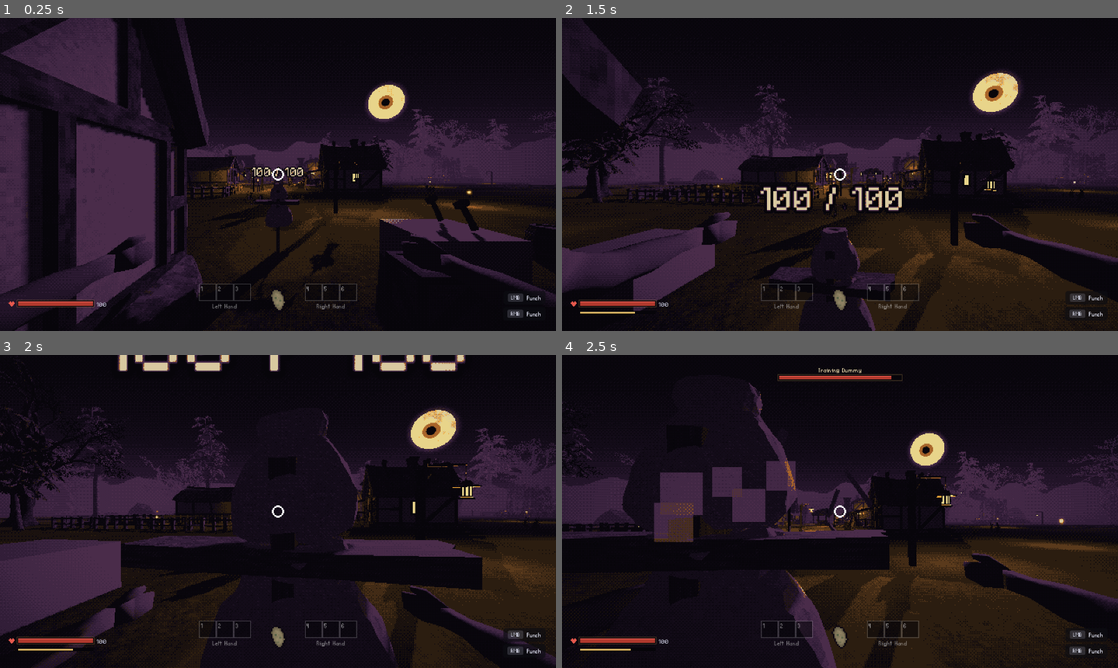
Above: before the commit, frames 1-4 (two rows, left to right).
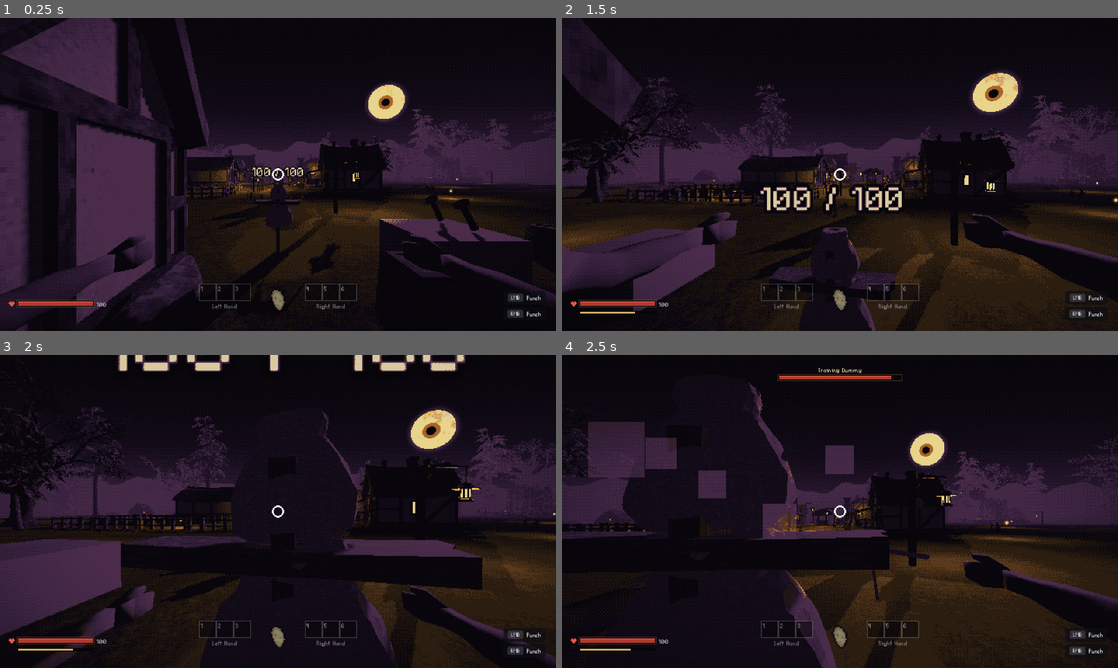
Above: after the commit, the same moments.

Repository: ollulf/CuttingBoard
Game: Godot game, scene res://scenes/levels/test_level.tscn
The game is run twice, just before and just after one commit, with the same random seed, the same clock (stepped at 60 frames per second) and the same inputs. Sound files missing from this copy of the repository are replaced by a short silence.
Inputs (mouse positions are in pixels of both pictures, inside the frame that each line leads up to):
- Up to frame 1 (0.25 s): no input
- Up to frame 2 (1.5 s): tap Enter (ui_accept) at 0.5 s; move the mouse to (867, 174) at 0.52 s; hold C (crouch) 0.53-1.28 s; hold W (move_forward) from 0.53 s (still down); click (867, 174) at 0.67 s; tap Space (jump) at 0.77, 1.07 s; move the mouse to (812, 174) at 1.27 s; click (812, 174) at 1.35 s
- Up to frame 3 (2 s): keep holding W (move_forward); tap Space (jump) at 1.52, 1.82 s
- Up to frame 4 (2.5 s): keep holding W (move_forward); move the mouse to (851, 505) at 2.02 s; hold Right mouse button (grab_right) from 2.03 s (still down)

The runs differ from the first frame. In frame 1, 0.8% of the frame differs, in the area x 33-100%, y 45-95%; in frame 2, 2.0%; in frame 3, 0.7%; in frame 4, 7.9%, in the area x 0-100%, y 13-100%.

Commit message:
WIP: lamp swing component on the lantern post
LampSwing rocks a pivot a few degrees with a random phase/period. The
lantern glb is one mesh (bracket arm + lamp), so the arm currently swings
too; the lamp body still needs splitting off onto a pivot at the arm tip.

Co-Authored-By: Claude Opus 5.5 <noreply@anthropic.com>

Diff:
--- a/cutting-board/scenes/environment/decoration/lantern_post.tscn
+++ b/cutting-board/scenes/environment/decoration/lantern_post.tscn
@@ -1,10 +1,11 @@
-[gd_scene load_steps=9 format=3]
+[gd_scene load_steps=10 format=3]
 
 [ext_resource type="Material" path="res://assets/materials/environment/dark_planks.tres" id="1_planks"]
 [ext_resource type="PackedScene" path="res://scenes/environment/decoration/lantern.tscn" id="2_lantern"]
 [ext_resource type="Script" path="res://scripts/components/light_flicker.gd" id="3_flicker"]
 [ext_resource type="Script" path="res://scripts/components/ambient_sound.gd" id="4_ambient"]
 [ext_resource type="AudioStream" path="res://assets/audio/ambience/lantern_crackle_loop.wav" id="5_crackle"]
+[ext_resource type="Script" path="res://scripts/components/lamp_swing.gd" id="6_swing"]
 
 [sub_resource type="BoxMesh" id="BoxMesh_post"]
 material = ExtResource("1_planks")
@@ -27,11 +28,15 @@
 transform = Transform3D(1, 0, 0, 0, 1, 0, 0, 0, 1, 0, 0.125, 0)
 mesh = SubResource("BoxMesh_foot")
 
-[node name="Lantern" parent="." instance=ExtResource("2_lantern")]
+[node name="Swing" type="Node3D" parent="."]
+unique_name_in_owner = true
 transform = Transform3D(1, 0, 0, 0, 1, 0, 0, 0, 1, 0, 3.0, -0.1)
+script = ExtResource("6_swing")
 
-[node name="Light" type="OmniLight3D" parent="."]
-transform = Transform3D(1, 0, 0, 0, 1, 0, 0, 0, 1, 0, 2.5, -1.3)
+[node name="Lantern" parent="Swing" instance=ExtResource("2_lantern")]
+
+[node name="Light" type="OmniLight3D" parent="Swing"]
+transform = Transform3D(1, 0, 0, 0, 1, 0, 0, 0, 1, 0, -0.5, -1.2)
 light_color = Color(1, 0.66, 0.26, 1)
 light_energy = 2.4
 omni_range = 11.0
--- /dev/null
+++ b/cutting-board/scripts/components/lamp_swing.gd
@@ -0,0 +1,41 @@
+class_name LampSwing
+extends Node3D
+
+## Lets a hanging lamp sway gently in the breeze. Put this on a pivot node at the hook,
+## with the lamp body and its light under it, so both move together. The pivot rocks
+## around its resting rotation on two axes: a main swing and a fainter cross sway. Every
+## lamp picks a random phase and a slightly different period, so a row never swings in step.
+
+## Peak angle of the main swing, in degrees.
+@export_range(0.0, 15.0) var max_angle := 3.5
+## Length of one full swing, in seconds; each lamp varies it by up to `period_jitter`.
+@export var period := 3.0
+@export_range(0.0, 0.5) var period_jitter := 0.2
+## Strength of the cross sway, as a fraction of the main swing.
+@export_range(0.0, 1.0) var cross_share := 0.35
+
+var _base_rotation := Vector3.ZERO
+var _time := 0.0
+var _speed := 1.0
+var _cross_speed := 1.0
+
+
+func _ready() -> void:
+	_base_rotation = rotation
+	_time = randf() * 100.0
+	var swing_period := period * (1.0 + randf_range(-period_jitter, period_jitter))
+	_speed = TAU / swing_period
+	_cross_speed = _speed * randf_range(0.6, 0.8)
+
+
+func _process(delta: float) -> void:
+	_time += delta
+	var limit := deg_to_rad(max_angle)
+	# The cross sway is slower and fades in and out, so the path never repeats exactly.
+	var cross := sin(_time * _cross_speed) * sin(_time * 0.21 + 1.3) * cross_share
+	rotation = _base_rotation + Vector3(sin(_time * _speed) * limit, 0.0, cross * limit)
+
+
+## The swing's current angle away from rest, in degrees (used by tests).
+func current_angle() -> float:
+	return rad_to_deg(Quaternion.from_euler(_base_rotation).angle_to(Quaternion.from_euler(rotation)))
--- /dev/null
+++ b/cutting-board/tests/lamp_swing_check.gd
@@ -0,0 +1,66 @@
+extends Node3D
+
+## Headless check for LampSwing on the lantern post: the hanging pivot's rotation changes
+## over time and never passes the angle limit, while the post itself stays still.
+##
+##   godot --headless --fixed-fps 60 --path cutting-board res://tests/lamp_swing_check.tscn
+
+const LANTERN_POST := preload("res://scenes/environment/decoration/lantern_post.tscn")
+
+var _failures := 0
+
+
+func _ready() -> void:
+	_run.call_deferred()
+
+
+func _run() -> void:
+	var post := LANTERN_POST.instantiate()
+	add_child(post)
+	var swing := post.get_node("%Swing") as LampSwing
+	_check("lantern post has a LampSwing pivot", swing != null)
+	if swing == null:
+		_finish()
+		return
+	var lantern := swing.get_node("Lantern") as Node3D
+	var aabb := _mesh_aabb(lantern)
+	print("lantern AABB (post space): ", aabb)
+	var post_mesh_start: Transform3D = post.get_node("Post").global_transform
+	var light_start: Vector3 = (swing.get_node("Light") as Node3D).global_position
+	var min_a := INF
+	var max_a := 0.0
+	var light_moved := 0.0
+	for i in 240:
+		await get_tree().process_frame
+		var a := swing.current_angle()
+		min_a = minf(min_a, a)
+		max_a = maxf(max_a, a)
+		light_moved = maxf(light_moved, (swing.get_node("Light") as Node3D).global_position.distance_to(light_start))
+	print("angle range over 4 s: %.2f..%.2f deg, light moved up to %.3f m" % [min_a, max_a, light_moved])
+	_check("pivot rotation changes over time", max_a - min_a > 1.0)
+	_check("swing stays within the limit", max_a <= swing.max_angle * 1.1 + 0.01)
+	_check("light swings along, but only a little", light_moved > 0.005 and light_moved < 0.25)
+	_check("post stays still", post.get_node("Post").global_transform.is_equal_approx(post_mesh_start))
+	_finish()
+
+
+func _mesh_aabb(root: Node) -> AABB:
+	var box := AABB()
+	var first := true
+	for n in root.find_children("*", "MeshInstance3D", true, false):
+		var mi := n as MeshInstance3D
+		var b := (get_child(0) as Node3D).global_transform.affine_inverse() * mi.global_transform * mi.get_aabb()
+		box = b if first else box.merge(b)
+		first = false
+	return box
+
+
+func _check(label: String, ok: bool) -> void:
+	print(("PASS  " if ok else "FAIL  ") + label)
+	if not ok:
+		_failures += 1
+
+
+func _finish() -> void:
+	print("%d failure(s)" % _failures)
+	get_tree().quit(_failures)
--- /dev/null
+++ b/cutting-board/tests/lamp_swing_check.tscn
@@ -0,0 +1,6 @@
+[gd_scene load_steps=2 format=3]
+
+[ext_resource type="Script" path="res://tests/lamp_swing_check.gd" id="1_check"]
+
+[node name="LampSwingCheck" type="Node3D"]
+script = ExtResource("1_check")
--- /dev/null
+++ b/cutting-board/tests/visual/lamp_swing_capture.gd
@@ -0,0 +1,28 @@
+extends Node3D
+
+## Close-up of a lantern post at night so the lamp's swing can be watched.
+##
+##   godot --path cutting-board --position -10000,-10000 --write-movie <out>.avi --fixed-fps 30 \
+##       --resolution 960x540 --quit-after 90 res://tests/visual/lamp_swing_capture.tscn
+
+const LANTERN_POST := preload("res://scenes/environment/decoration/lantern_post.tscn")
+
+
+func _ready() -> void:
+	add_child(LANTERN_POST.instantiate())
+	var ground := MeshInstance3D.new()
+	var plane := PlaneMesh.new()
+	plane.size = Vector2(20, 20)
+	ground.mesh = plane
+	add_child(ground)
+	var env := WorldEnvironment.new()
+	env.environment = Environment.new()
+	env.environment.background_mode = Environment.BG_COLOR
+	env.environment.background_color = Color(0.03, 0.04, 0.07)
+	env.environment.ambient_light_source = Environment.AMBIENT_SOURCE_COLOR
+	env.environment.ambient_light_color = Color(0.15, 0.17, 0.25)
+	add_child(env)
+	var cam := Camera3D.new()
+	cam.fov = 40.0
+	add_child(cam)
+	cam.look_at_from_position(Vector3(2.2, 2.6, 1.8), Vector3(0, 2.7, -0.1))
--- /dev/null
+++ b/cutting-board/tests/visual/lamp_swing_capture.tscn
@@ -0,0 +1,6 @@
+[gd_scene load_steps=2 format=3]
+
+[ext_resource type="Script" path="res://tests/visual/lamp_swing_capture.gd" id="1_cap"]
+
+[node name="LampSwingCapture" type="Node3D"]
+script = ExtResource("1_cap")
Not shown, added: cutting-board/scripts/components/lamp_swing.gd.uid
Not shown, added: cutting-board/tests/lamp_swing_check.gd.uid
